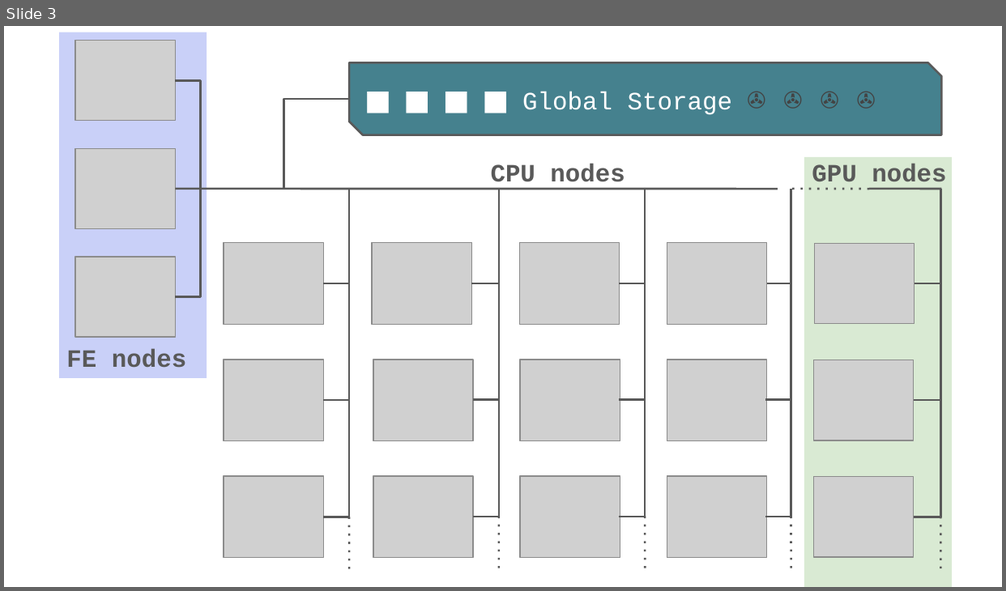
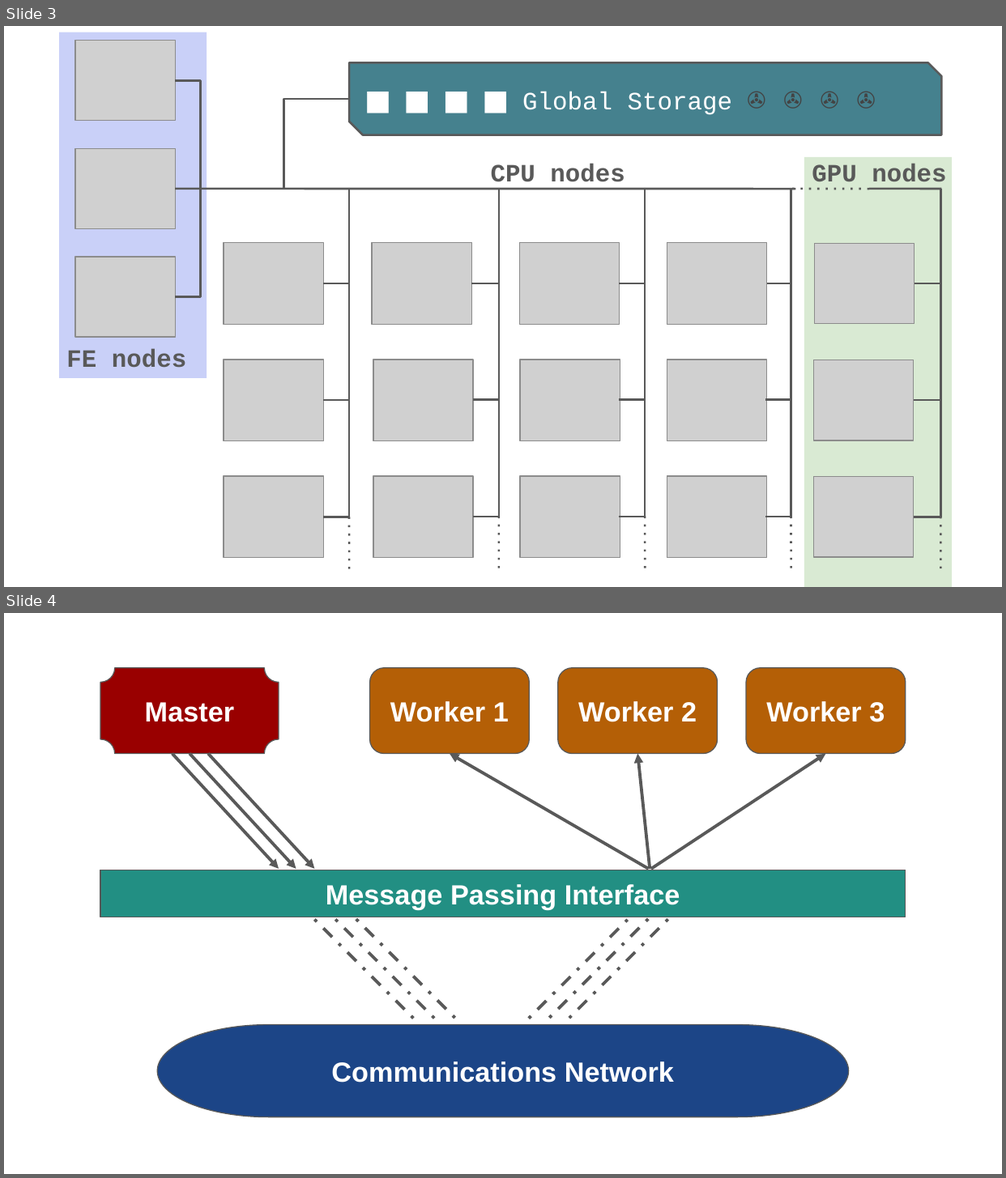
Before and after one commit to UPPMAX/NAISS_Slurm, a slide deck: docs/images/image_sources/corelayout.odp. Shown one above the other, each under a label of ours: slide 3 before the commit, slides 3 and 4 after it. The pictures are 1006x591 and 1006x1178 pixels, drawn with LibreOffice and Linux fonts; fonts in the diff are those of the drawing; grey boxes stand for pictures. Boxes give left, top, right and bottom in pixels: in the first picture for what was removed or moved away, otherwise in the second. Text is boxed around its words. In the diff, an @@ line names an element or a change of style, - is before the commit and + after.

```diff
--- a/docs/images/image_sources/corelayout.odp
+++ b/docs/images/image_sources/corelayout.odp
@@ slide 4 added at (4, 613, 1002, 1174), background #FFFFFF @@
@@ plaque added at (101, 668, 279, 754), fill #990000, outline #595959 0.74 pt, 20 pt, text #FFFFFF, bold @@
+Master
@@ rounded rectangle added at (370, 668, 530, 754), fill #B45F06, outline #595959 0.74 pt, 20 pt, text #FFFFFF, bold @@
+Worker 1
@@ rounded rectangle added at (558, 668, 718, 754), fill #B45F06, outline #595959 0.74 pt, 20 pt, text #FFFFFF, bold @@
+Worker 2
@@ rounded rectangle added at (747, 668, 906, 754), fill #B45F06, outline #595959 0.74 pt, 20 pt, text #FFFFFF, bold @@
+Worker 3
@@ arrow added from (172, 754) to (279, 868), #595959 2.24 pt @@
@@ arrow added from (189, 754) to (296, 868), #595959 2.24 pt @@
@@ arrow added from (209, 754) to (314, 868), #595959 2.24 pt @@
@@ arrow added from (649, 868) to (449, 754), #595959 2.24 pt @@
@@ arrow added from (650, 868) to (637, 754), #595959 2.24 pt @@
@@ arrow added from (650, 868) to (825, 754), #595959 2.24 pt @@
@@ rectangle added at (101, 871, 906, 918), fill #228F83, outline #595959 0.74 pt, 20 pt, text #FFFFFF, bold @@
+Message Passing Interface
@@ line added from (314, 919) to (418, 1023), #595959 2.24 pt @@
@@ line added from (335, 919) to (439, 1023), #595959 2.24 pt @@
@@ line added from (356, 919) to (459, 1022), #595959 2.24 pt @@
@@ line added from (628, 919) to (524, 1023), #595959 2.24 pt @@
@@ line added from (649, 919) to (545, 1022), #595959 2.24 pt @@
@@ line added from (667, 919) to (565, 1022), #595959 2.24 pt @@
@@ pill shape added at (158, 1025, 850, 1118), fill #1C4587, outline #595959 0.74 pt, 20 pt, text #FFFFFF, bold @@
+Communications Network
@@ slide 3 changed as well @@
@@ line moved from (175, 189) - (778, 189) to (175, 189) - (795, 189) @@
```
Also in this commit, not shown: 2 other slides changed, 1 slide removed.
